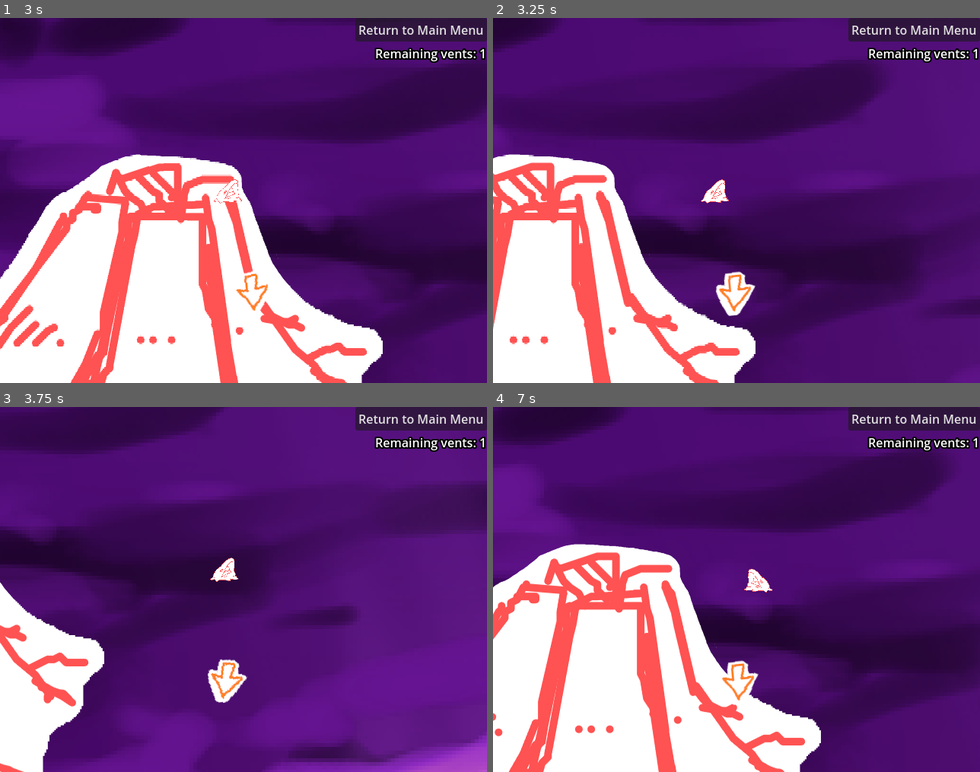
Above: before the commit, frames 1-4 (two rows, left to right).
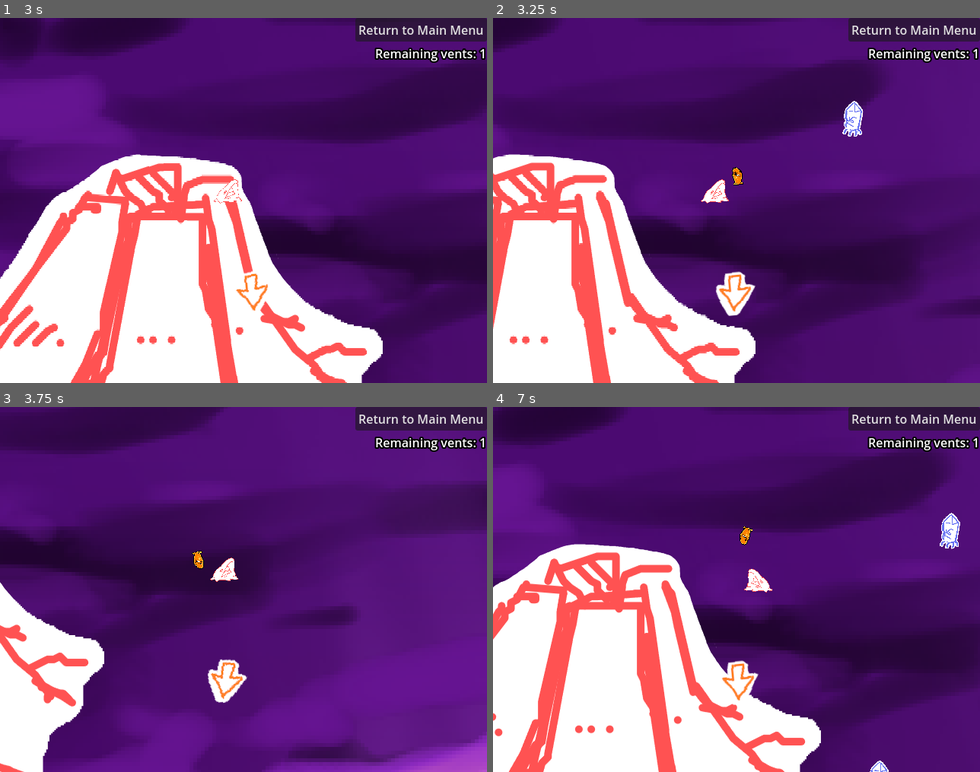
Above: after the commit, the same moments.

Repository: NBumgardner/godot-wild-jam-88-game
Game: Godot game, scene res://main.tscn
Two runs of this game, one before a commit and one after it. Both use one fixed random seed, a clock stepped at 60 frames per second and the inputs below.
Inputs (mouse positions are in pixels of both pictures, inside the frame that each line leads up to):
- Up to frame 1 (3 s): click "Start Game" at 0.5 s; click "Return to Main Menu" at 1.25 s; click "Start Game" at 2 s; tap Enter at 2.75 s; move the mouse to (350, 182) at 2.77 s; hold D (move_right) from 2.78 s (still down); tap Space (action) at 2.85 s; click (350, 182) at 2.92 s
- Up to frame 2 (3.25 s): keep holding D (move_right)
- Up to frame 3 (3.75 s): move the mouse to (146, 607) at 3.52 s; release D (move_right) at 3.53 s; hold S (move_down) from 3.53 s (still down); tap Space (action) at 3.6 s; click (146, 607) at 3.67 s
- Up to frame 4 (7 s): move the mouse to (785, 509) at 4.27 s; release S (move_down) at 4.28 s; hold D (move_right) 4.28-5.03 s; tap Space (action) every 0.75 s from 4.35 to 6.6 s; click (785, 509) at 4.42 s; move the mouse to (712, 662) at 5.02 s; hold W (move_up) 5.03-5.78 s; click (712, 662) at 5.17 s; move the mouse to (882, 644) at 5.77 s; hold A (move_left) from 5.78 s (still down); click (882, 644) at 5.92 s; move the mouse to (590, 534) at 6.52 s; click (590, 534) at 6.67 s

Frame 1 is identical in both runs. In frame 2, 0.4% of the frame differs, in the area x 49-77%, y 22-46%; in frame 3, less than 0.1%; in frame 4, 0.5%, in the area x 50-96%, y 28-100%.

Commit message:
Added enemies

Diff:
--- a/game/objects/arrow/arrow.tscn
+++ b/game/objects/arrow/arrow.tscn
@@ -10,6 +10,7 @@
 anchor_bottom = 1.0
 grow_horizontal = 2
 grow_vertical = 2
+mouse_filter = 2
 script = ExtResource("1_qwjvh")
 
 [node name="Sprite2D" type="Sprite2D" parent="."]
--- /dev/null
+++ b/game/objects/enemy/enemy.gd
@@ -0,0 +1,49 @@
+extends CharacterBody2D
+class_name Enemy
+
+const SPEED = 100.0
+
+enum State {
+	CHASE,
+	ATTACK,
+}
+
+@export var player: Player
+@export var attack_cooldown: float = 1.0
+
+var _attack_cooldown: float
+
+@onready var sprite_2d: Sprite2D = $Sprite2D
+@onready var animation_player: AnimationPlayer = $AnimationPlayer
+@onready var attack_hitbox: Area2D = $AttackHitbox
+
+func _physics_process(delta: float) -> void:
+	var dir := Vector2.ZERO
+
+	if player and not animation_player.is_playing():
+		dir = global_position.direction_to(player.global_position)
+
+	velocity = dir * SPEED
+
+	if velocity.x > 0:
+		sprite_2d.flip_h = true
+	elif velocity.x < 0:
+		sprite_2d.flip_h = false
+
+	move_and_slide()
+
+	_attack_cooldown -= delta
+	if _attack_cooldown <= 0:
+		for i in get_slide_collision_count():
+			if get_slide_collision(i).get_collider() is Player:
+				_attack_cooldown = attack_cooldown
+				animation_player.play("attack")
+				break
+
+func _attack_hit() -> void:
+	for body in attack_hitbox.get_overlapping_bodies():
+		assert(body is Player)
+		body.hit()
+
+func hit() -> void:
+	queue_free() # TODO: health
--- /dev/null
+++ b/game/objects/enemy/enemy.tscn
@@ -0,0 +1,178 @@
+[gd_scene load_steps=8 format=3 uid="uid://b464h76qb351y"]
+
+[ext_resource type="Script" uid="uid://diu2oi11jj3p0" path="res://objects/enemy/enemy.gd" id="1_5y7ac"]
+[ext_resource type="Texture2D" uid="uid://cybyc3m6rcpy6" path="res://objects/enemy/enemy.png" id="2_1rjq7"]
+
+[sub_resource type="CircleShape2D" id="CircleShape2D_1rjq7"]
+radius = 32.06244
+
+[sub_resource type="CircleShape2D" id="CircleShape2D_vc3w8"]
+radius = 16.03122
+
+[sub_resource type="Animation" id="Animation_1rjq7"]
+resource_name = "attack"
+length = 0.5
+step = 0.0333333
+tracks/0/type = "bezier"
+tracks/0/imported = false
+tracks/0/enabled = true
+tracks/0/path = NodePath("Sprite2D:scale:x")
+tracks/0/interp = 1
+tracks/0/loop_wrap = true
+tracks/0/keys = {
+"handle_modes": PackedInt32Array(0, 0, 2, 0),
+"points": PackedFloat32Array(0.110689215, -0.25, 0, 0.25, 0, 0.11068922, -0.07222223, -0.008159727, 0.027777776, 0.0031383557, 0.1784777, -0.01666667, 4.139212e-10, 0.03333333, -8.2784224e-10, 0.110689215, -0.25, 0, 0.25, 0),
+"times": PackedFloat32Array(0, 0.2, 0.3, 0.5)
+}
+tracks/1/type = "bezier"
+tracks/1/imported = false
+tracks/1/enabled = true
+tracks/1/path = NodePath("Sprite2D:scale:y")
+tracks/1/interp = 1
+tracks/1/loop_wrap = true
+tracks/1/keys = {
+"handle_modes": PackedInt32Array(0, 0, 2, 0),
+"points": PackedFloat32Array(0.110689215, -0.25, 0, 0.25, 0, 0.061620757, -0.07222223, -0.0036824893, 0.027777776, 0.0014163418, 0.1412822, -0.01666667, -0.0027260259, 0.03333333, 0.0054520504, 0.110689215, -0.25, 0, 0.25, 0),
+"times": PackedFloat32Array(0, 0.2, 0.3, 0.5)
+}
+tracks/2/type = "bezier"
+tracks/2/imported = false
+tracks/2/enabled = true
+tracks/2/path = NodePath("Sprite2D:position:x")
+tracks/2/interp = 1
+tracks/2/loop_wrap = true
+tracks/2/keys = {
+"handle_modes": PackedInt32Array(0, 0, 2, 0),
+"points": PackedFloat32Array(-2.3841858e-07, -0.25, 0, 0.25, 0, -1.4210855e-14, -0.07222223, -3.973643e-08, 0, 0, 2.3841858e-07, -0.01666667, 1.3245478e-08, 0.03333333, -2.649095e-08, -2.3841858e-07, -0.25, 0, 0.25, 0),
+"times": PackedFloat32Array(0, 0.2, 0.3, 0.5)
+}
+tracks/3/type = "bezier"
+tracks/3/imported = false
+tracks/3/enabled = true
+tracks/3/path = NodePath("Sprite2D:position:y")
+tracks/3/interp = 1
+tracks/3/loop_wrap = true
+tracks/3/keys = {
+"handle_modes": PackedInt32Array(0, 0, 2, 0),
+"points": PackedFloat32Array(-18.233553, -0.25, 0, 0.25, 0, -6, -0.07222223, -2.0389256, 0, 0, -24, -0.01666667, 0.6796419, 0.03333333, -1.3592834, -18.233553, -0.25, 0, 0.25, 0),
+"times": PackedFloat32Array(0, 0.2, 0.3, 0.5)
+}
+tracks/4/type = "value"
+tracks/4/imported = false
+tracks/4/enabled = true
+tracks/4/path = NodePath("AttackHitbox/CollisionShape2D:disabled")
+tracks/4/interp = 1
+tracks/4/loop_wrap = true
+tracks/4/keys = {
+"times": PackedFloat32Array(0, 0.5),
+"transitions": PackedFloat32Array(1, 1),
+"update": 1,
+"values": [false, true]
+}
+tracks/5/type = "method"
+tracks/5/imported = false
+tracks/5/enabled = true
+tracks/5/path = NodePath(".")
+tracks/5/interp = 1
+tracks/5/loop_wrap = true
+tracks/5/keys = {
+"times": PackedFloat32Array(0.3),
+"transitions": PackedFloat32Array(1),
+"values": [{
+"args": [],
+"method": &"_attack_hit"
+}]
+}
+
+[sub_resource type="Animation" id="Animation_vc3w8"]
+length = 0.001
+tracks/0/type = "bezier"
+tracks/0/imported = false
+tracks/0/enabled = true
+tracks/0/path = NodePath("Sprite2D:scale:x")
+tracks/0/interp = 1
+tracks/0/loop_wrap = true
+tracks/0/keys = {
+"handle_modes": PackedInt32Array(0),
+"points": PackedFloat32Array(0.110689215, -0.25, 0, 0.25, 0),
+"times": PackedFloat32Array(0)
+}
+tracks/1/type = "bezier"
+tracks/1/imported = false
+tracks/1/enabled = true
+tracks/1/path = NodePath("Sprite2D:scale:y")
+tracks/1/interp = 1
+tracks/1/loop_wrap = true
+tracks/1/keys = {
+"handle_modes": PackedInt32Array(0),
+"points": PackedFloat32Array(0.110689215, -0.25, 0, 0.25, 0),
+"times": PackedFloat32Array(0)
+}
+tracks/2/type = "bezier"
+tracks/2/imported = false
+tracks/2/enabled = true
+tracks/2/path = NodePath("Sprite2D:position:x")
+tracks/2/interp = 1
+tracks/2/loop_wrap = true
+tracks/2/keys = {
+"handle_modes": PackedInt32Array(0),
+"points": PackedFloat32Array(-2.3841858e-07, -0.25, 0, 0.25, 0),
+"times": PackedFloat32Array(0)
+}
+tracks/3/type = "bezier"
+tracks/3/imported = false
+tracks/3/enabled = true
+tracks/3/path = NodePath("Sprite2D:position:y")
+tracks/3/interp = 1
+tracks/3/loop_wrap = true
+tracks/3/keys = {
+"handle_modes": PackedInt32Array(0),
+"points": PackedFloat32Array(-18.233553, -0.25, 0, 0.25, 0),
+"times": PackedFloat32Array(0)
+}
+tracks/4/type = "value"
+tracks/4/imported = false
+tracks/4/enabled = true
+tracks/4/path = NodePath("AttackHitbox/CollisionShape2D:disabled")
+tracks/4/interp = 1
+tracks/4/loop_wrap = true
+tracks/4/keys = {
+"times": PackedFloat32Array(0),
+"transitions": PackedFloat32Array(1),
+"update": 1,
+"values": [true]
+}
+
+[sub_resource type="AnimationLibrary" id="AnimationLibrary_esv4w"]
+_data = {
+&"RESET": SubResource("Animation_vc3w8"),
+&"attack": SubResource("Animation_1rjq7")
+}
+
+[node name="Enemy" type="CharacterBody2D"]
+collision_layer = 9
+motion_mode = 1
+script = ExtResource("1_5y7ac")
+
+[node name="AttackHitbox" type="Area2D" parent="."]
+collision_layer = 0
+collision_mask = 4
+monitorable = false
+
+[node name="CollisionShape2D" type="CollisionShape2D" parent="AttackHitbox"]
+shape = SubResource("CircleShape2D_1rjq7")
+disabled = true
+debug_color = Color(0.9764706, 0, 0.40392157, 0.26666668)
+
+[node name="CollisionShape2D" type="CollisionShape2D" parent="."]
+shape = SubResource("CircleShape2D_vc3w8")
+
+[node name="Sprite2D" type="Sprite2D" parent="."]
+position = Vector2(-2.3841858e-07, -18.233553)
+scale = Vector2(0.110689215, 0.110689215)
+texture = ExtResource("2_1rjq7")
+
+[node name="AnimationPlayer" type="AnimationPlayer" parent="."]
+libraries = {
+&"": SubResource("AnimationLibrary_esv4w")
+}
--- /dev/null
+++ b/game/objects/enemy_director.gd
@@ -0,0 +1,31 @@
+extends Node
+
+const ENEMY = preload("uid://b464h76qb351y")
+
+@export var player: Player
+@export var max_enemies: int = 10
+@export var spawn_cooldown: float = 1.0
+@export var spawn_radius: float = 300.0
+
+var enemies: Array[Enemy]
+
+var _spawn_cooldown: float = 0.0
+
+func _ready() -> void:
+	_spawn_cooldown = spawn_cooldown
+
+func _process(delta: float) -> void:
+	_spawn_cooldown -= delta
+	if _spawn_cooldown <= 0.0 and enemies.size() < max_enemies:
+		_spawn_cooldown = spawn_cooldown
+		_spawn_enemy()
+
+
+func _spawn_enemy() -> void:
+	var enemy := ENEMY.instantiate() as Enemy
+	enemy.position = player.position + Vector2.from_angle(randf() * TAU) * spawn_radius
+	enemy.player = player
+	enemy.tree_exiting.connect(func ():
+		enemies.erase(enemy))
+	enemies.append(enemy)
+	get_parent().add_child(enemy)
--- a/game/objects/hud/hud.tscn
+++ b/game/objects/hud/hud.tscn
@@ -10,6 +10,7 @@
 anchor_bottom = 1.0
 grow_horizontal = 2
 grow_vertical = 2
+mouse_filter = 2
 theme = ExtResource("1_08fgm")
 script = ExtResource("1_y7bgl")
 
--- a/game/objects/player/player.gd
+++ b/game/objects/player/player.gd
@@ -5,6 +5,10 @@
 const ACCEL = 10000.0
 const VENT_CLOSE_SPEED = 0.5
 const CAMERA_TARGET_DISTANCE = 150.0
+
+const PROJECTILE_SPEED = 700.0
+
+const PROJECTILE = preload("uid://do7s00elpsdcm")
 
 enum State {
 	## Normal gameplay state, player input enabled.
@@ -64,6 +68,16 @@
 			position.y -= SPEED * 5.0 * delta
 			return
 
+func _unhandled_input(event: InputEvent) -> void:
+	if event is InputEventMouseButton:
+		if event.pressed and event.button_index == MOUSE_BUTTON_LEFT:
+			var pos: Vector2 = get_viewport().canvas_transform.inverse() * event.position
+			var dir := (pos - global_position).normalized()
+			var projectile := PROJECTILE.instantiate() as Projectile
+			projectile.velocity = dir * PROJECTILE_SPEED
+			projectile.position = global_position
+			get_parent().add_child(projectile)
+
 func set_state(s: State) -> void:
 	state = s
 	collision_shape_2d.set_deferred("disabled", state != State.NORMAL)
@@ -74,3 +88,7 @@
 
 func launch() -> void:
 	state = State.LAUNCHED
+
+## Called when an enemy hits the player.
+func hit() -> void:
+	animation_tree["parameters/BlahOneShot/request"] = AnimationNodeOneShot.ONE_SHOT_REQUEST_FIRE
--- /dev/null
+++ b/game/objects/projectile/projectile.gd
@@ -0,0 +1,20 @@
+extends Area2D
+class_name Projectile
+
+@export var velocity: Vector2
+
+@onready var sprite_2d: Sprite2D = $Sprite2D
+
+func _physics_process(delta: float) -> void:
+	global_position += velocity * delta
+	sprite_2d.rotation = velocity.angle()
+
+
+func _on_body_entered(body: Node2D) -> void:
+	assert(body is Enemy)
+	body.hit()
+	queue_free()
+
+
+func _on_life_timer_timeout() -> void:
+	queue_free()
--- /dev/null
+++ b/game/objects/projectile/projectile.tscn
@@ -0,0 +1,29 @@
+[gd_scene load_steps=4 format=3 uid="uid://do7s00elpsdcm"]
+
+[ext_resource type="Script" uid="uid://ckw8kc61bes2v" path="res://objects/projectile/projectile.gd" id="1_75s7i"]
+[ext_resource type="Texture2D" uid="uid://dwpv60otyffeg" path="res://objects/player/sprites/slime_0000.png" id="2_d2sno"]
+
+[sub_resource type="CircleShape2D" id="CircleShape2D_0fw2a"]
+radius = 17.029387
+
+[node name="Projectile" type="Area2D"]
+collision_layer = 0
+collision_mask = 8
+script = ExtResource("1_75s7i")
+
+[node name="CollisionShape2D" type="CollisionShape2D" parent="."]
+shape = SubResource("CircleShape2D_0fw2a")
+debug_color = Color(0, 0.6483944, 0.19203007, 0.41960785)
+
+[node name="Sprite2D" type="Sprite2D" parent="."]
+scale = Vector2(0.5, 0.5)
+texture = ExtResource("2_d2sno")
+flip_h = true
+
+[node name="LifeTimer" type="Timer" parent="."]
+wait_time = 5.0
+one_shot = true
+autostart = true
+
+[connection signal="body_entered" from="." to="." method="_on_body_entered"]
+[connection signal="timeout" from="LifeTimer" to="." method="_on_life_timer_timeout"]
--- a/game/project.godot
+++ b/game/project.godot
@@ -58,6 +58,7 @@
 2d_physics/layer_1="Solid"
 2d_physics/layer_2="VentHole"
 2d_physics/layer_3="Player"
+2d_physics/layer_4="Enemy"
 
 [physics]
 
--- a/game/scenes/level1/level1.tscn
+++ b/game/scenes/level1/level1.tscn
@@ -1,9 +1,10 @@
-[gd_scene load_steps=12 format=3 uid="uid://malxmp0cv835"]
+[gd_scene load_steps=13 format=3 uid="uid://malxmp0cv835"]
 
 [ext_resource type="Texture2D" uid="uid://cbim7il0llmxf" path="res://scenes/level1/background.png" id="1_dwgg1"]
 [ext_resource type="Script" uid="uid://ddvebyb53rymj" path="res://objects/game_manager.gd" id="1_ru4tf"]
 [ext_resource type="PackedScene" uid="uid://cxgg604ulakso" path="res://objects/player/player.tscn" id="1_wwpf4"]
 [ext_resource type="PackedScene" uid="uid://6o26q54y57gv" path="res://objects/hud/hud.tscn" id="2_6sh32"]
+[ext_resource type="Script" uid="uid://dtadmp88wjirf" path="res://objects/enemy_director.gd" id="2_kcfjd"]
 [ext_resource type="Script" uid="uid://ctes2y51pk0pr" path="res://objects/camera.gd" id="2_m7ahb"]
 [ext_resource type="PackedScene" uid="uid://cyhr2o4yl6uu2" path="res://objects/arrow/arrow.tscn" id="3_ejswk"]
 [ext_resource type="PackedScene" uid="uid://t0o32ktuyxs7" path="res://objects/exit_vent/exit_vent.tscn" id="4_6sh32"]
@@ -27,6 +28,10 @@
 player = NodePath("../Player")
 exit_vent = NodePath("../ExitVent")
 num_vents = 1
+
+[node name="EnemyDirector" type="Node" parent="." node_paths=PackedStringArray("player")]
+script = ExtResource("2_kcfjd")
+player = NodePath("../Player")
 
 [node name="HUDLayer" type="CanvasLayer" parent="."]
 
Not shown, added: game/objects/enemy/enemy.gd.uid
Binary file added: game/objects/enemy/enemy.png
Not shown, added: game/objects/enemy/enemy.png.import
Not shown, added: game/objects/enemy_director.gd.uid
Not shown, added: game/objects/projectile/projectile.gd.uid
